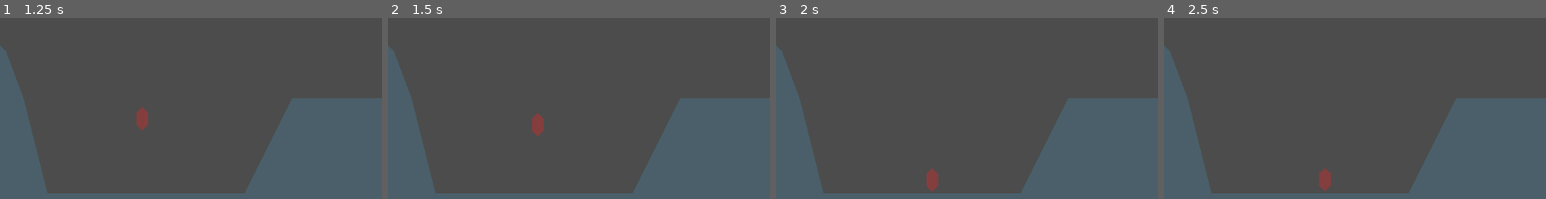
Above: before the commit, frames 1-4 (left to right).
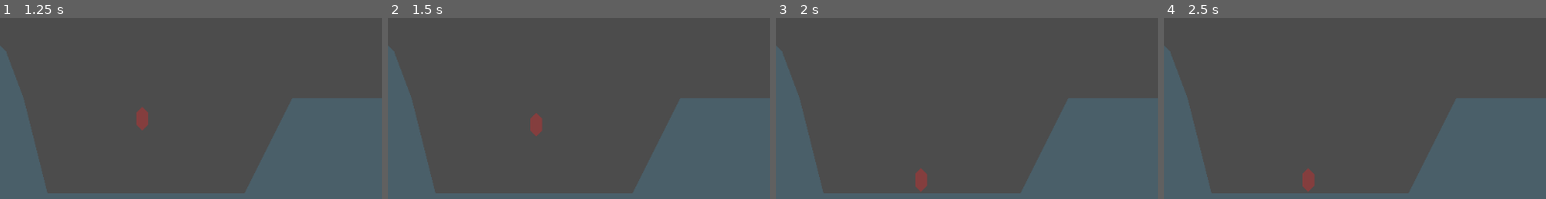
Above: after the commit, the same moments.

Repository: lokingin/Platform2D_godot
Game: Godot game, scene res://Cena2d.tscn
The game is run twice, just before and just after one commit, with the same random seed, the same clock (stepped at 60 frames per second) and the same inputs. The project has no main scene, so this scene is started directly.
Inputs:
- Up to frame 1 (1.25 s): tap Enter at 0.5 s; hold D (right) from 0.53 s (still down); tap Space (action_jump) at 0.77 s
- Up to frame 2 (1.5 s): tap Space (action_jump) at 1.25 s; release D (right) at 1.28 s; hold A (left) from 1.28 s (still down)
- Up to frame 3 (2 s): keep holding A (left); tap Space (action_jump) at 1.52 s
- Up to frame 4 (2.5 s): release A (left) at 2.03 s; hold D (right) from 2.03 s (still down)
The pictures show only the part of the screen within x 6-56%, y 50-100%; the shares and areas given below are measured in that part.

Frame 1 is identical in both runs. In frame 2, 0.1% of the frame differs, in the area x 37-41%, y 52-66%; in frame 3, 0.6%; in frame 4, 0.6%, in the area x 36-44%, y 83-96%.

Commit message:
Accel and Deaccel update
+Made a condition on input so it matches the deaccelleration when swapping controls.
+Added ACCEL and DEACCEL variables.

-removed some empty unnecessary lines

Diff:
--- a/player.gd
+++ b/player.gd
@@ -4,11 +4,13 @@
 #---------------------------------
 #Cachal (Lucas Brill Lopes) - 26/04/2021
 #
-
 extends KinematicBody2D
 
 export var VEL = 75
 export var MAX_VEL = 125
+
+export var ACCEL = 1.0
+export var DEACCEL = 2.5
 
 var MAX_FLOOR_ANGLE = 45.0
 
@@ -19,30 +21,38 @@
 
 onready var ground_detector = get_node("ground_detector")
 
+#For now I don't need it.
 func _ready():
-
 	pass
 
-func _physics_process(delta):
+func _physics_process(_delta):
 	#cheks if the keys are pressed
 	if !Input.is_action_pressed("left") and !Input.is_action_pressed("right"):
 		#these give a smooth transition when releasing the button
 		if velocity.x > 0:
-			velocity.x -= 2.5
+			velocity.x -= DEACCEL
 		if velocity.x < 0:
-			velocity.x += 2.5
+			velocity.x += DEACCEL
 
 	#the usual map input config with the direction values
 	#giving a simple velocity condition to halt the player so he stays near the
 	#maximum velocity
 	if Input.is_action_pressed("left") and velocity.x > -MAX_VEL:
-		velocity.x -= 1.0
+		#if velocity.x is 0 or lower, keep ACCEL
+		if velocity.x <= 0:
+			velocity.x -= ACCEL
+		#if velocity.x is higher then use DEACCEL to help deaccellerate
+		#this fix the changing direction deaccel problem
+		if velocity.x > 0:
+			velocity.x -= DEACCEL
 	if Input.is_action_pressed("right") and velocity.x < MAX_VEL:
-		velocity.x += 1.0
+		if velocity.x >= 0:
+			velocity.x += ACCEL
+		if velocity.x < 0:
+			velocity.x += DEACCEL
 
 	#normalize and multiplies by VEL var.
 	velocity.normalized().x = velocity.x * VEL
-
 
 	#the jump action, always make sure you have a raycast to detect ground
 	#collision.
